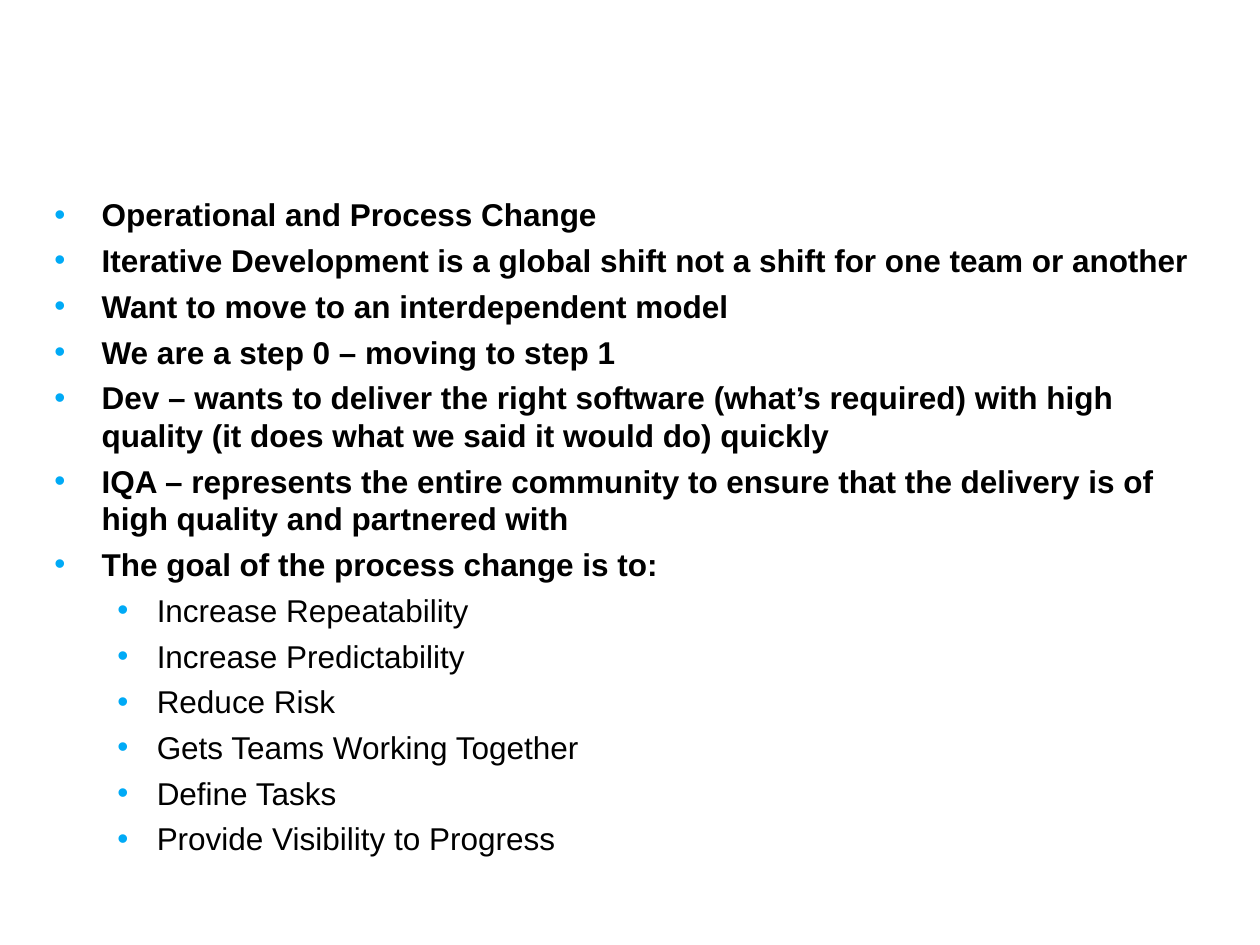
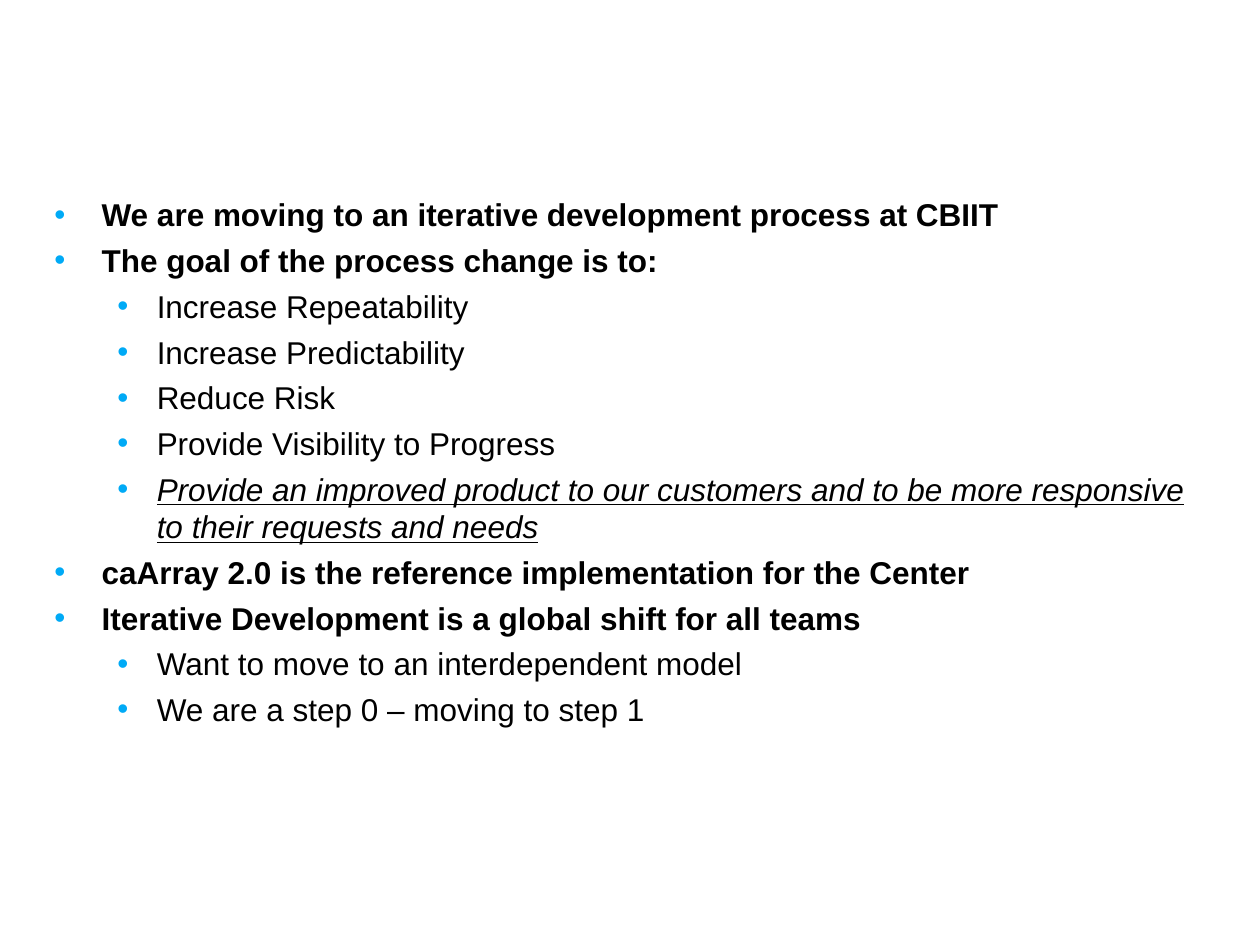
Before and after one commit to NCIP/caarray-docs, a slide deck: slide 3 of project_management/reports/development_to_qa_handoff.ppt. Drawn at 1260x945 pixels with LibreOffice and Linux fonts; fonts in the diff are those of the drawing; background and template pictures are left out. Boxes give left, top, right and bottom in pixels: in the first picture for what was removed or moved away, otherwise in the second. Text is boxed around its words. In the diff, an @@ line names an element or a change of style, - is before the commit and + after.

```diff
--- a/project_management/reports/development_to_qa_handoff.ppt
+++ b/project_management/reports/development_to_qa_handoff.ppt
@@ text at (102,203,998,232): text changed @@
-• Operational and Process Change
-• Iterative Development is a global shift not a shift for one team or another
-• Want to move to an interdependent model
-• We are a step 0 – moving to step 1
-• Dev – wants to deliver the right software (what’s required) with high quality (it does what we said it would do) quickly
-• IQA – represents the entire community to ensure that the delivery is of high quality and partnered with
+• We are moving to an iterative development process at CBIIT
@@ text at (102,478,1184,727): paragraphs added @@
+  • Provide an improved product to our customers and to be more responsive to their requests and needs
+• caArray 2.0 is the reference implementation for the Center
+• Iterative Development is a global shift for all teams
+  • Want to move to an interdependent model
+  • We are a step 0 – moving to step 1
@@ text at (157,736,579,806): paragraphs removed @@
-  • Gets Teams Working Together
-  • Define Tasks
```
Also in this commit, not shown: 10 other slides changed, 4 slides added, 3 slides removed.
